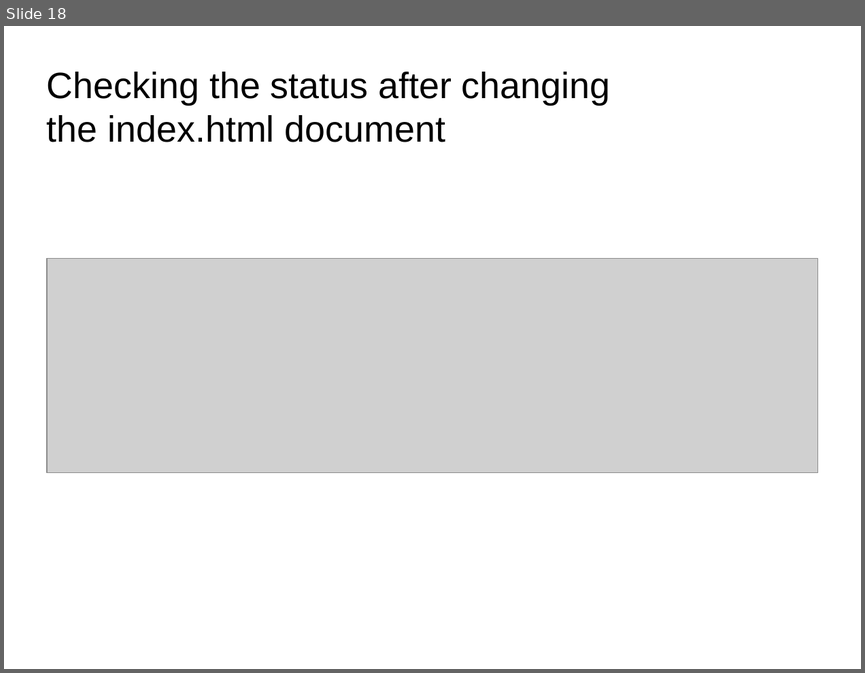
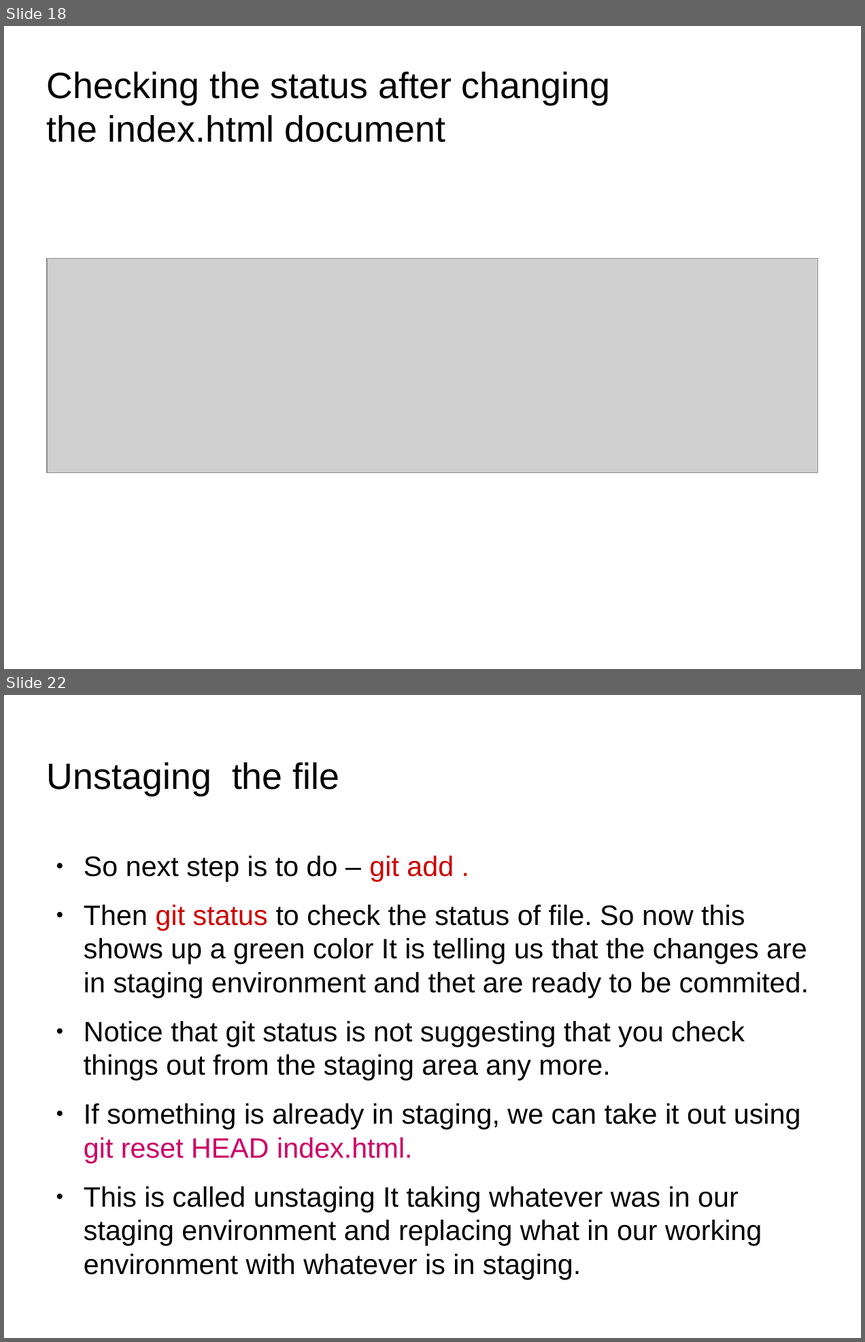
Before and after one commit to anumsh/Learning-Git-and-Github, a slide deck: git_and_GitHub.odp. Shown one above the other, each under a label of ours: slide 18 before the commit, slides 18 and 22 after it; the slides between them are not shown. The pictures are 865x673 and 865x1342 pixels, drawn with LibreOffice and Linux fonts; fonts in the diff are those of the drawing; grey boxes stand for pictures; background and template pictures are left out. Boxes give left, top, right and bottom in pixels: in the first picture for what was removed or moved away, otherwise in the second. Text is boxed around its words. In the diff, an @@ line names an element or a change of style, - is before the commit and + after.

Commit message:
feat: Add images and 2 new commands ( unstaging and commiting and logging  a file)

```diff
--- a/git_and_GitHub.odp
+++ b/git_and_GitHub.odp
@@ slide 22 added at bbox=[4, 695, 861, 1338], background picture (left out) @@
@@ title added at bbox=[47, 762, 340, 796], 33.9 pt, text #000000 @@
+Unstaging the file
@@ text added at bbox=[84, 855, 808, 1279], 26 pt, text #000000 @@
+● So next step is to do – git add .
+● Then git status to check the status of file. So now this shows up a green color It is telling us that the changes are in staging environment and thet are ready to be commited.
+● Notice that git status is not suggesting that you check things out from the staging area any more.
+● If something is already in staging, we can take it out using git reset HEAD index.html.
+● This is called unstaging It taking whatever was in our staging environment and replacing what in our working environment with whatever is in staging.
```
Also in this commit, not shown: 1 slide changed, 8 other slides added, 8 other files.
